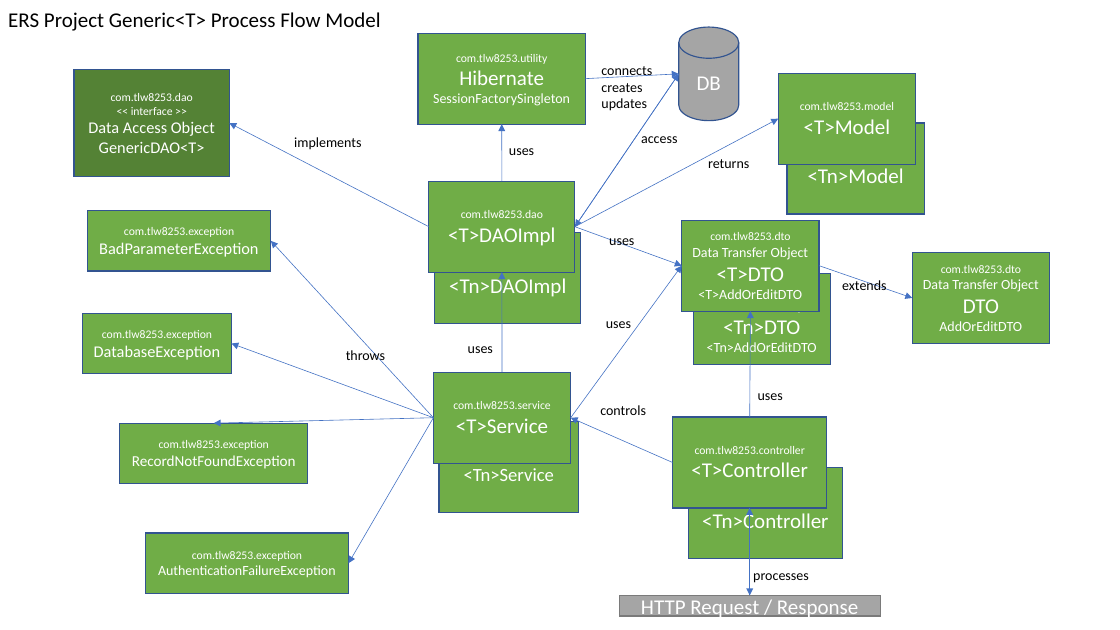
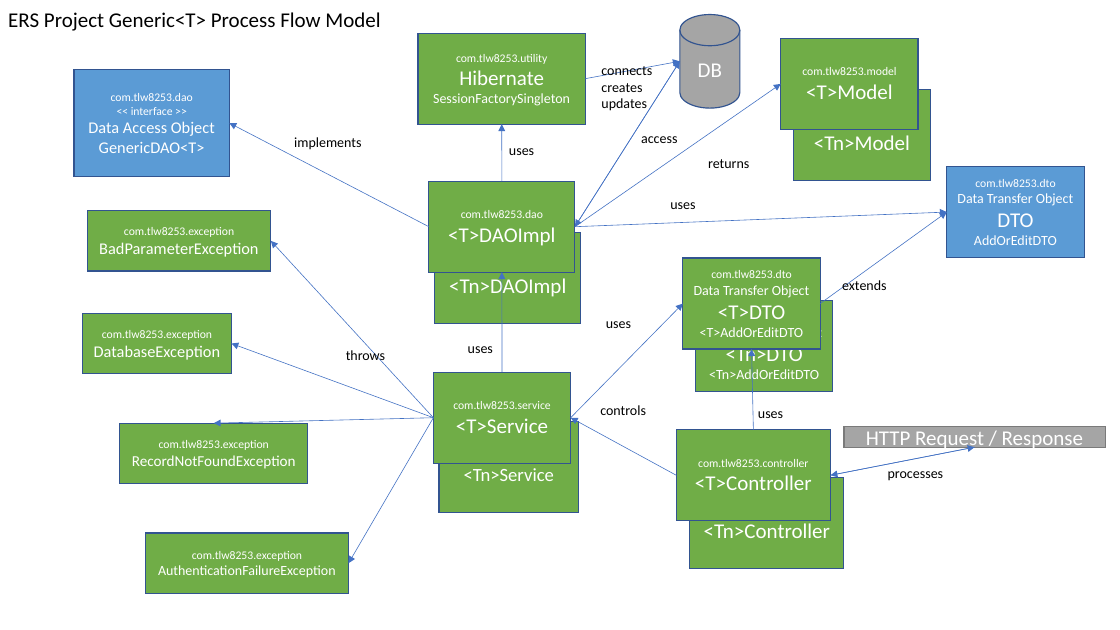
Before and after one commit to tlw8253/Expense-Reimbursement-System, a slide deck: slide 2 of docs/ERS.pptx. Drawn at 1120x630 pixels with LibreOffice and Linux fonts; fonts in the diff are those of the drawing. Boxes give left, top, right and bottom in pixels: in the first picture for what was removed or moved away, otherwise in the second. Text is boxed around its words. In the diff, an @@ line names an element or a change of style, - is before the commit and + after.

```diff
--- a/docs/ERS.pptx
+++ b/docs/ERS.pptx
@@ cylinder "DB": place and size @@
-cylinder "DB" at (679,27,739,120)
+cylinder "DB" at (680,14,739,108)
@@ rectangle "com.tlw8253.model": place and size @@
-rectangle "com.tlw8253.model" at (778,73,915,164)
+rectangle "com.tlw8253.model" at (781,39,918,129)
@@ rectangle "com.tlw8253.dao" at (74,70,229,177): fill #548235 to #5B9BD5 @@
@@ arrow moved from (575, 227) - (679, 74) to (575, 227) - (680, 61) @@
@@ arrow moved from (679, 74) - (575, 227) to (680, 61) - (575, 227) @@
@@ arrow moved from (575, 227) - (778, 118) to (575, 227) - (781, 84) @@
@@ arrow moved from (586, 79) - (679, 74) to (586, 79) - (680, 61) @@
@@ rectangle "com.tlw8253.model": place and size @@
-rectangle "com.tlw8253.model" at (787,123,924,213)
+rectangle "com.tlw8253.model" at (793,89,930,180)
@@ rectangle "com.tlw8253.dto": place and size @@
-rectangle "com.tlw8253.dto" at (682,220,819,311)
+rectangle "com.tlw8253.dto" at (683,258,820,349)
@@ rectangle "com.tlw8253.dto": place and size @@
-rectangle "com.tlw8253.dto" at (912,253,1049,344)
+rectangle "com.tlw8253.dto" at (947,166,1084,257)
@@ rectangle "com.tlw8253.dto" at (947,166,1084,257): fill #70AD47 to #5B9BD5 @@
@@ text "uses" rewrapped from (609,238,634,249) to (670,202,695,209) @@
@@ arrow moved from (575, 227) - (682, 266) to (575, 227) - (947, 212) @@
@@ arrow moved from (819, 266) - (912, 298) to (820, 303) - (947, 212) @@
@@ arrow moved from (571, 418) - (682, 266) to (571, 418) - (683, 303) @@
@@ rectangle "com.tlw8253.dto": place and size @@
-rectangle "com.tlw8253.dto" at (693,273,830,364)
+rectangle "com.tlw8253.dto" at (696,300,833,391)
@@ arrow moved from (750, 417) - (750, 311) to (754, 430) - (752, 350) @@
@@ arrow moved from (673, 463) - (571, 418) to (676, 476) - (571, 418) @@
@@ text "uses": place and size @@
-text "uses" at (758,393,783,400)
+text "uses" at (758,411,783,418)
@@ rectangle "com.tlw8253.controller": place and size @@
-rectangle "com.tlw8253.controller" at (673,417,828,507)
+rectangle "com.tlw8253.controller" at (676,430,831,521)
@@ arrow moved from (750, 508) - (750, 596) to (831, 476) - (975, 447) @@
@@ arrow moved from (750, 596) - (750, 508) to (975, 447) - (831, 476) @@
@@ rectangle "HTTP Request / Response": place and size @@
-rectangle "HTTP Request / Response" at (619,596,881,617)
+rectangle "HTTP Request / Response" at (844,427,1106,448)
@@ rectangle "com.tlw8253.controller": place and size @@
-rectangle "com.tlw8253.controller" at (688,467,843,558)
+rectangle "com.tlw8253.controller" at (690,477,844,568)
@@ text "processes": place and size @@
-text "processes" at (753,573,809,583)
+text "processes" at (888,471,944,481)
```
Also in this commit, not shown: 17 other files.
